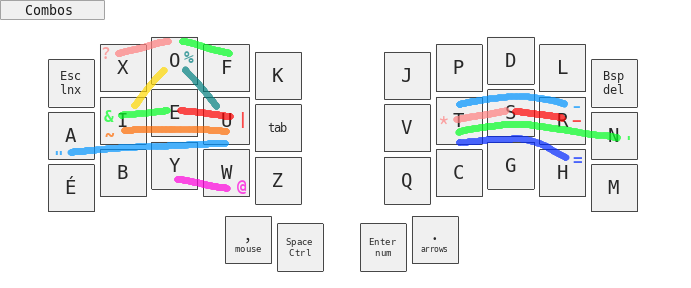
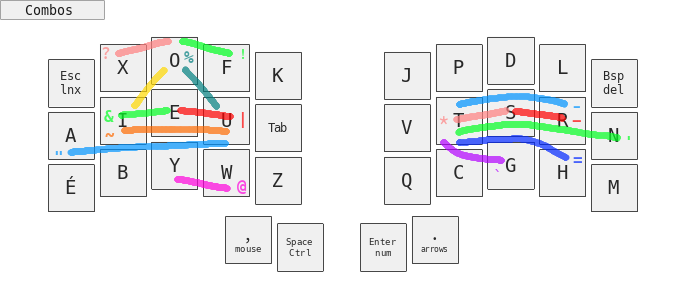
Revision of a layered 691 x 288 image; what changed, layer by layer:
added layer "`" (70%) above "'" over (440, 139, 505, 172)
"!": opacity 70% → 71%, painted on it over (180, 38, 245, 59)
painted on "base.png" over (48, 37, 638, 272)
